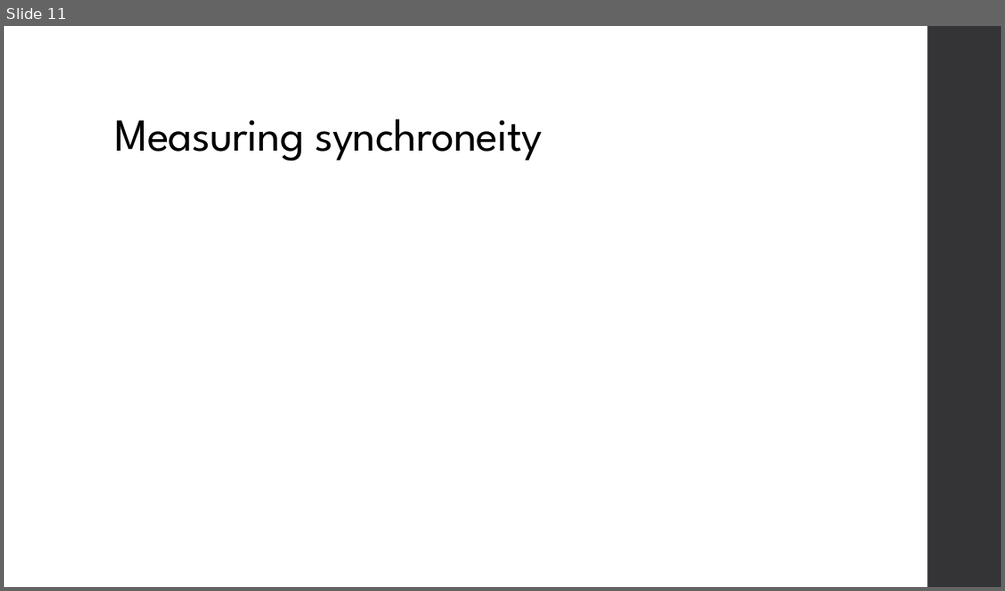
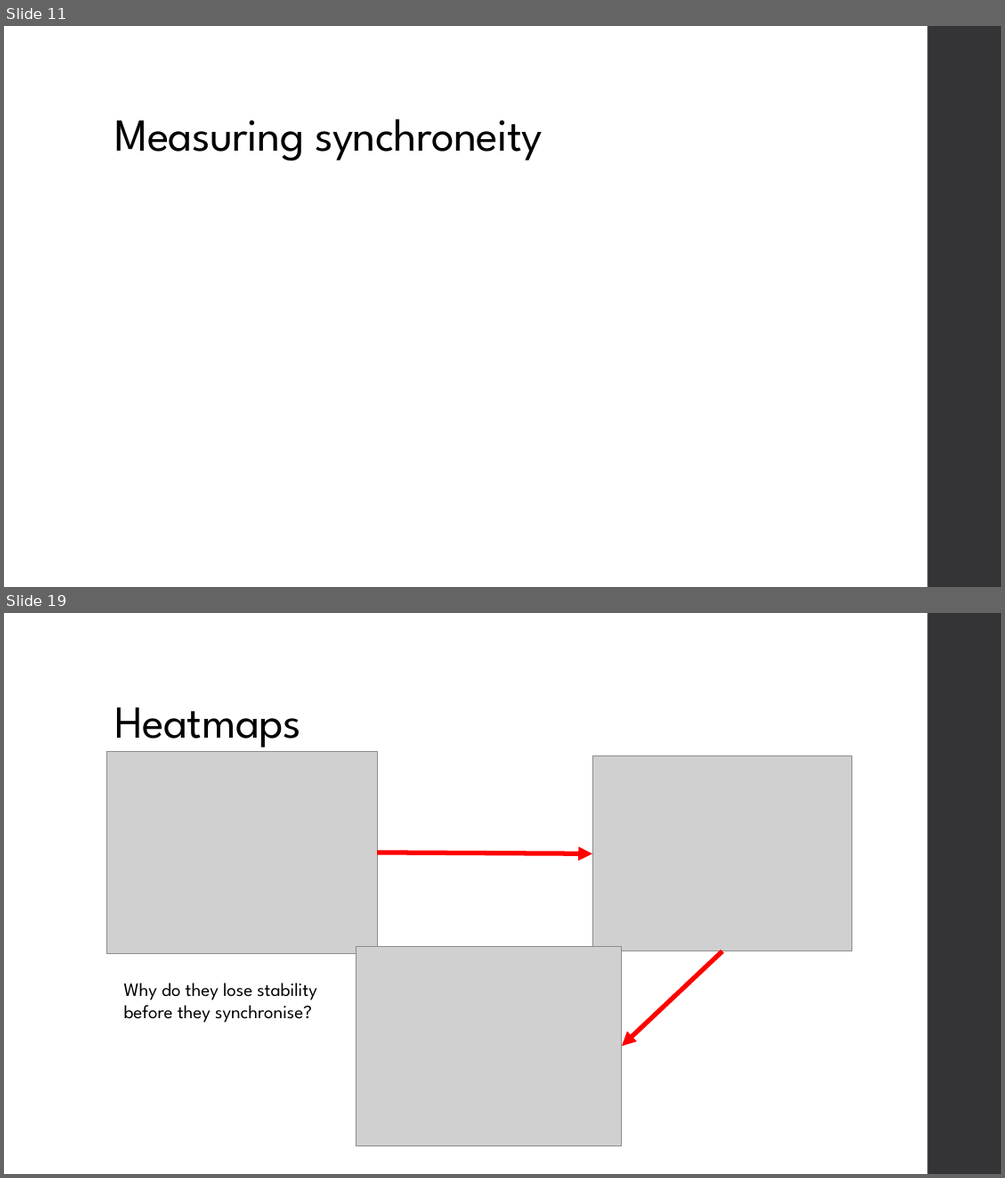
Before and after one commit to JonasEBrown/University, a slide deck: EPSRC Internship/October Presentation.pptx. Shown one above the other, each under a label of ours: slide 11 before the commit, slides 11 and 19 after it; the slides between them are not shown. The pictures are 1005x591 and 1005x1178 pixels, drawn with LibreOffice and Linux fonts; fonts in the diff are those of the drawing; grey boxes stand for pictures. Boxes give left, top, right and bottom in pixels: in the first picture for what was removed or moved away, otherwise in the second. Text is boxed around its words. In the diff, an @@ line names an element or a change of style, - is before the commit and + after.

```diff
--- a/EPSRC Internship/October Presentation.pptx
+++ b/EPSRC Internship/October Presentation.pptx
@@ slide 19 added at bbox=[4, 613, 1001, 1174], background #FFFFFF; not listed: 1 template element that a slide beside it also shows @@
@@ title added at bbox=[114, 707, 300, 747], 44 pt, text #000000 @@
+Heatmaps
@@ picture added at bbox=[107, 751, 377, 953] @@
@@ picture added at bbox=[592, 755, 853, 951] @@
@@ arrow added from (377, 852) to (592, 854), #FF0000 4.5 pt @@
@@ picture added at bbox=[356, 947, 622, 1145] @@
@@ arrow added from (722, 951) to (622, 1046), #FF0000 4.5 pt @@
@@ text added at bbox=[124, 982, 316, 1022], 18 pt, text #000000 @@
+Why do they lose stability before they synchronise?
```
Also in this commit, not shown: 8 slides changed, 13 other slides added, 3 slides removed, 16 other files.
